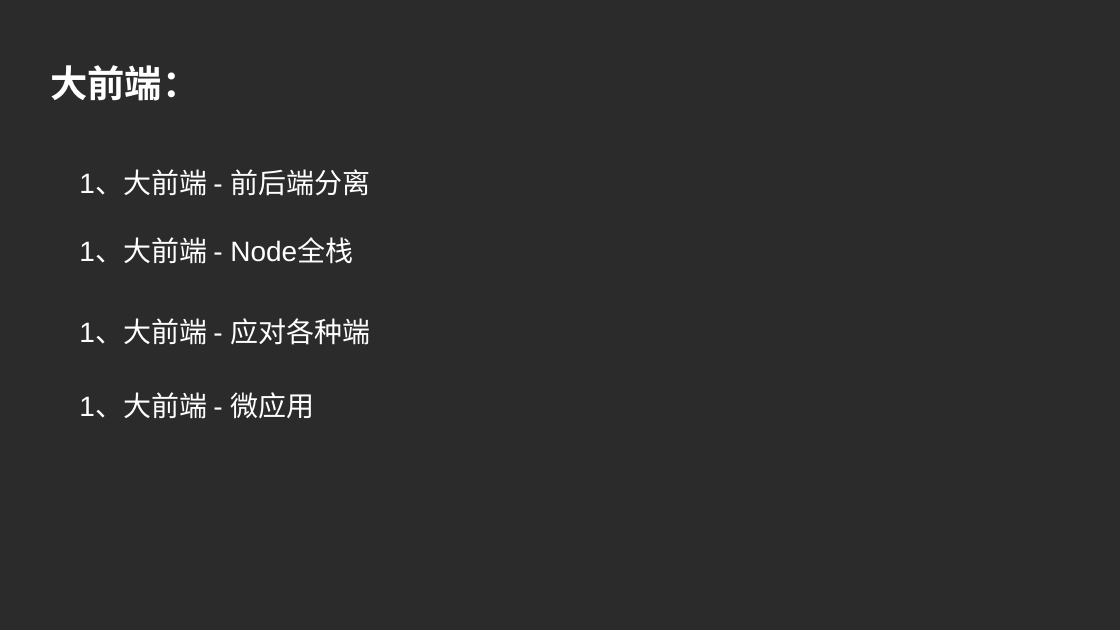
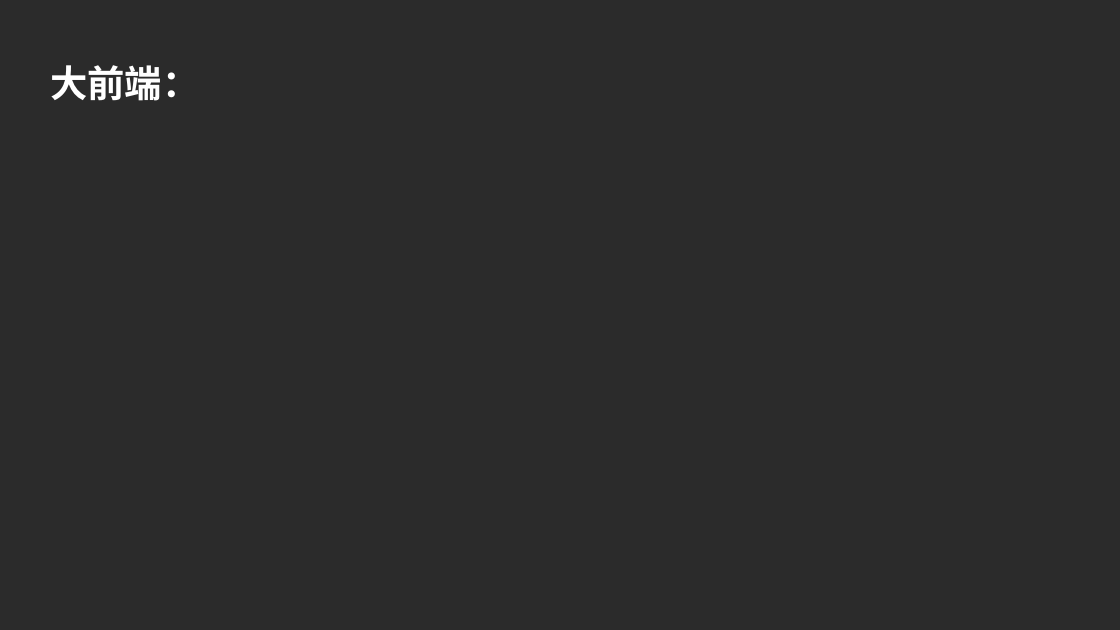
Before and after one commit to luke93h/git-blog, a slide deck: slide 14 of src/大前端简介.pptx. Drawn at 1120x630 pixels with LibreOffice and Linux fonts; fonts in the diff are those of the drawing; background and template pictures are left out; a plain dark background stands for a picture behind light text. Boxes give left, top, right and bottom in pixels: in the first picture for what was removed or moved away, otherwise in the second. Text is boxed around its words. In the diff, an @@ line names an element or a change of style, - is before the commit and + after.

```diff
--- a/src/大前端简介.pptx
+++ b/src/大前端简介.pptx
@@ text removed at <box>79,169,370,196</box> @@
-1、大前端 - 前后端分离
@@ text removed at <box>79,240,353,264</box> @@
-1、大前端 - Node全栈
@@ text removed at <box>79,318,370,345</box> @@
-1、大前端 - 应对各种端
@@ text removed at <box>79,392,314,419</box> @@
-1、大前端 - 微应用
```
Also in this commit, not shown: 2 other slides changed, 1 other file.
